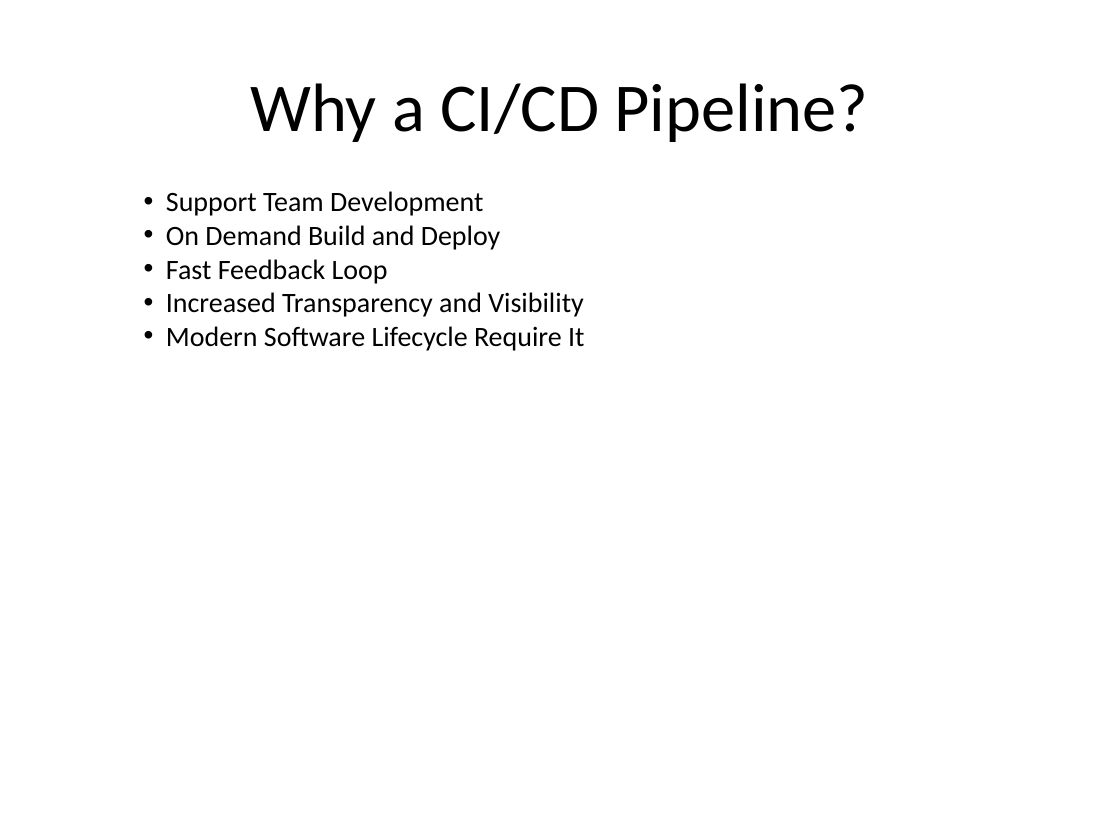
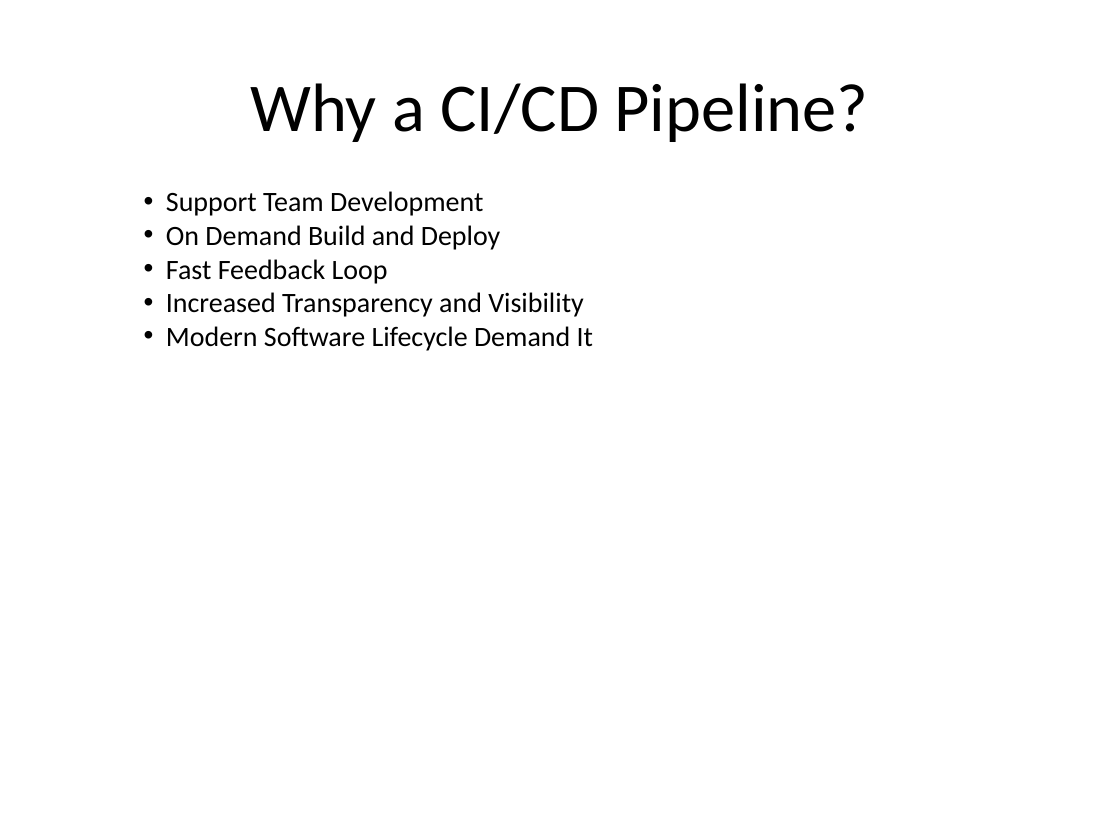
Before and after one commit to kskalvar/aws-eks-pipeline-quickstart, a slide deck: slide 3 of slides/AWS-EKS-Pipeline-QuickStart.pptx. Drawn at 1120x840 pixels with LibreOffice and Linux fonts; fonts in the diff are those of the drawing; background and template pictures are left out. Boxes give left, top, right and bottom in pixels: in the first picture for what was removed or moved away, otherwise in the second. Text is boxed around its words. In the diff, an @@ line names an element or a change of style, - is before the commit and + after.

```diff
--- a/slides/AWS-EKS-Pipeline-QuickStart.pptx
+++ b/slides/AWS-EKS-Pipeline-QuickStart.pptx
@@ text at (166,326,593,351): text changed @@
-• Modern Software Lifecycle Require It
+• Modern Software Lifecycle Demand It
```
Also in this commit, not shown: 1 other slide changed.
